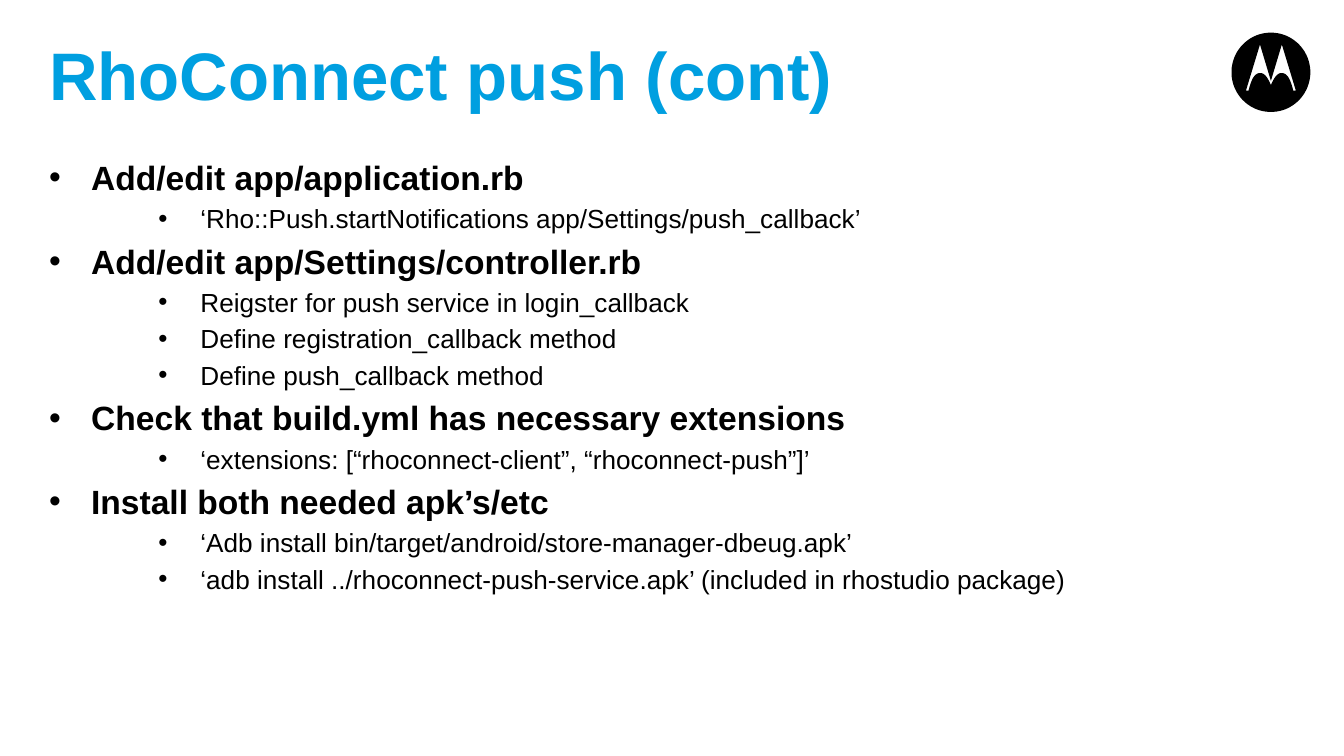
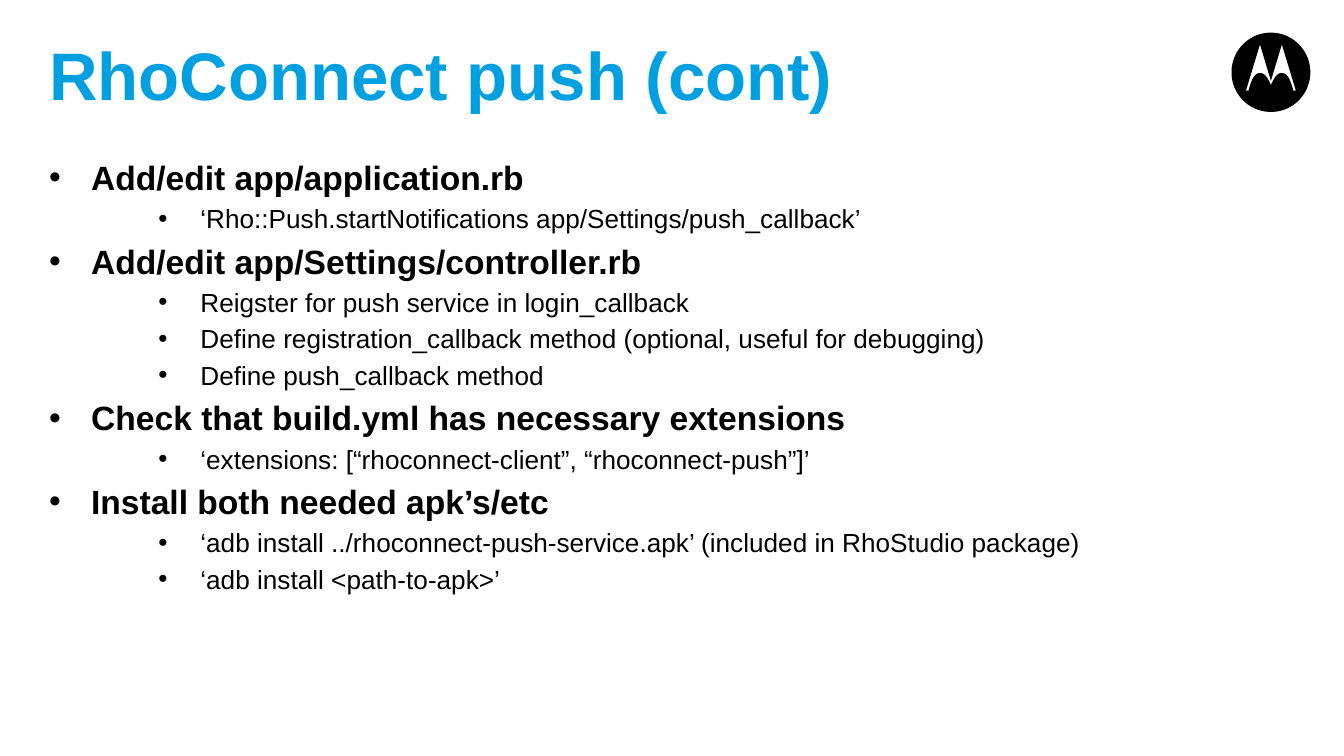
Before and after one commit to shurab/Rhoconnect-Push-Demo, a slide deck: slide 8 of RhoConnect-Push.pptx (slide 7 before the commit). Drawn at 1344x756 pixels with LibreOffice and Linux fonts; fonts in the diff are those of the drawing. Boxes give left, top, right and bottom in pixels: in the first picture for what was removed or moved away, otherwise in the second. Text is boxed around its words. In the diff, an @@ line names an element or a change of style, - is before the commit and + after.

```diff
--- a/RhoConnect-Push.pptx
+++ b/RhoConnect-Push.pptx
@@ text at [200, 329, 984, 354]: text changed @@
-  • Define registration_callback method
+  • Define registration_callback method (optional, useful for debugging)
@@ text at [200, 533, 1080, 595]: text changed @@
-  • ‘Adb install bin/target/android/store-manager-dbeug.apk’
-  • ‘adb install ../rhoconnect-push-service.apk’ (included in rhostudio package)
+  • ‘adb install ../rhoconnect-push-service.apk’ (included in RhoStudio package)
+  • ‘adb install <path-to-apk>’
```
Also in this commit, not shown: 4 other slides changed, 4 slides added, 1 slide removed.
